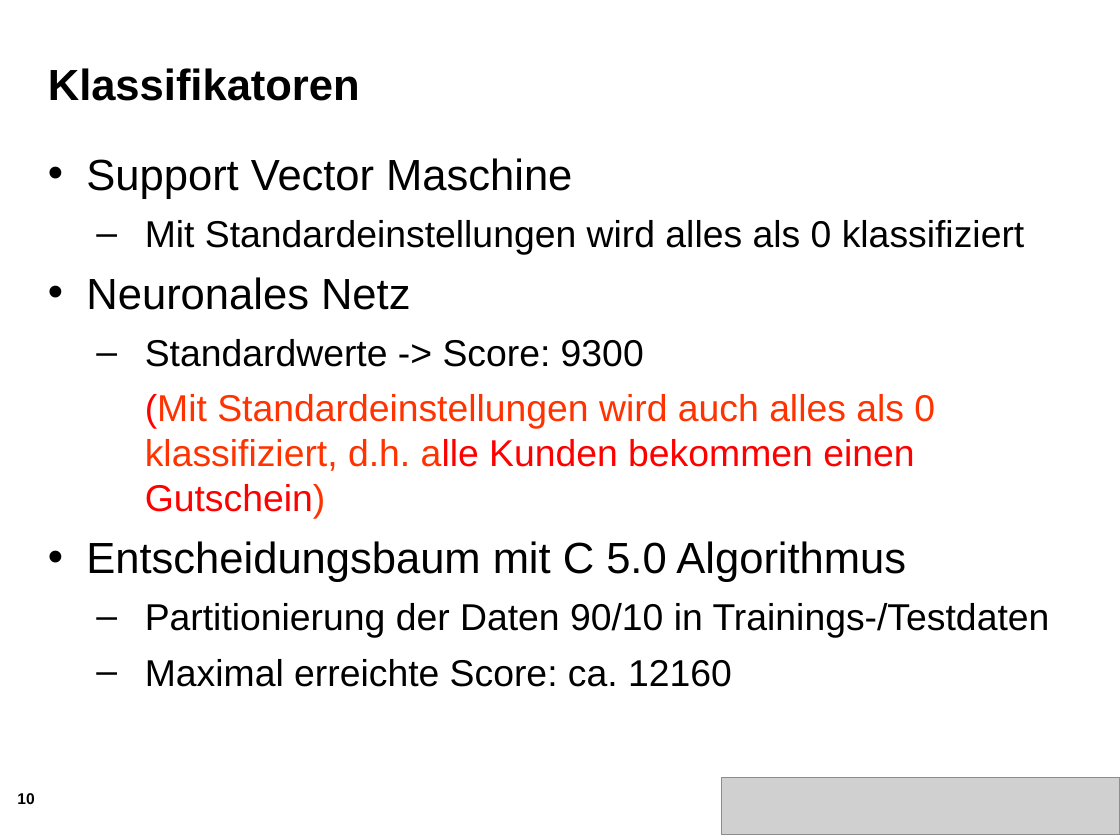
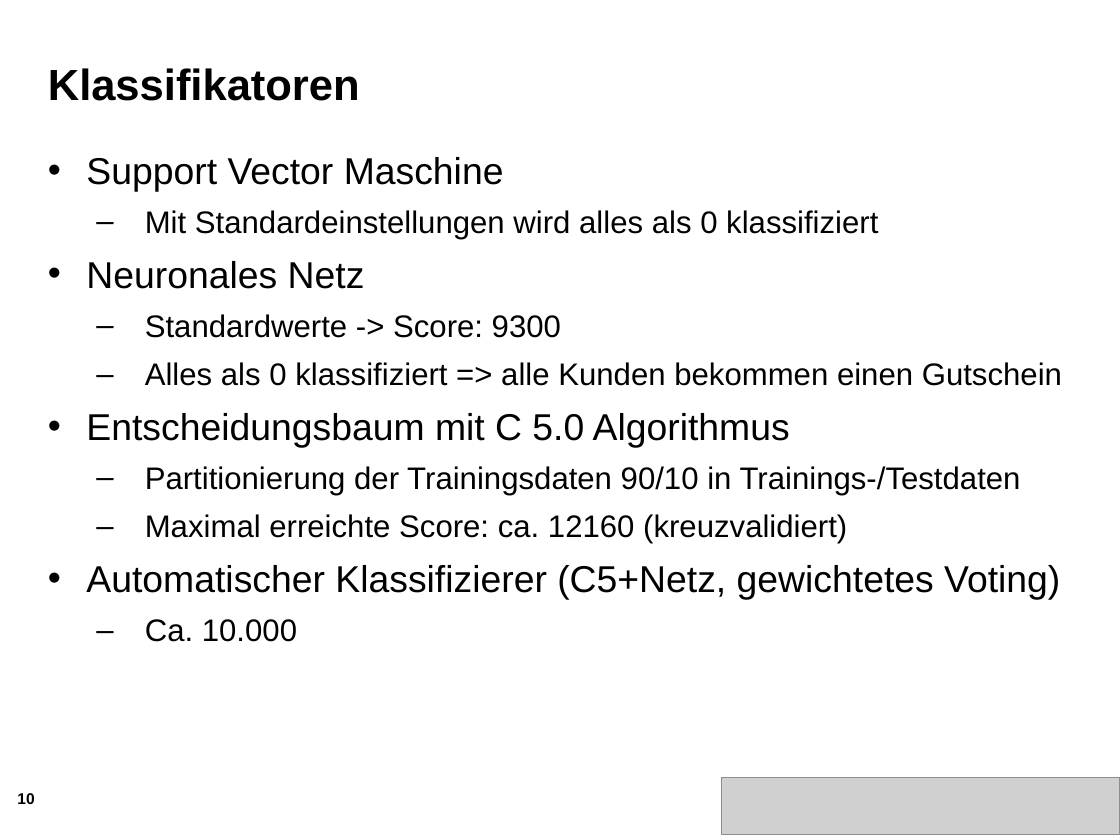
Before and after one commit to majdi14789/dwm10, a slide deck: slide 10 of Zwischenpräsentation/Zwischenstand1.ppt. Drawn at 1120x840 pixels with LibreOffice and Linux fonts; fonts in the diff are those of the drawing; grey boxes stand for pictures; background and template pictures are left out. Boxes give left, top, right and bottom in pixels: in the first picture for what was removed or moved away, otherwise in the second. Text is boxed around its words. In the diff, an @@ line names an element or a change of style, - is before the commit and + after.

```diff
--- a/Zwischenpräsentation/Zwischenstand1.ppt
+++ b/Zwischenpräsentation/Zwischenstand1.ppt
@@ text at bbox=[86, 157, 878, 447]: size 28 to 24 pt in "Support Vector Maschine", "Neuronales Netz", "Entscheidungsbaum mit C 5.0 Algorithmus"; size 24 to 20 pt in "Mit Standardeinstellungen wird alles als 0 klassifiziert", "Standardwerte -> Score: 9300" @@
@@ text at bbox=[145, 362, 1062, 386]: text changed; size 24 to 20 pt; text colour #FF3300 to #000000 @@
-  (Mit Standardeinstellungen wird auch alles als 0 klassifiziert, d.h. alle Kunden bekommen einen Gutschein)
+  – Alles als 0 klassifiziert => alle Kunden bekommen einen Gutschein
@@ text at bbox=[86, 466, 1060, 642]: text changed; size 24 to 20 pt @@
-  – Partitionierung der Daten 90/10 in Trainings-/Testdaten
-  – Maximal erreichte Score: ca. 12160
+  – Partitionierung der Trainingsdaten 90/10 in Trainings-/Testdaten
+  – Maximal erreichte Score: ca. 12160 (kreuzvalidiert)
+• Automatischer Klassifizierer (C5+Netz, gewichtetes Voting)
+  – Ca. 10.000
```
Also in this commit, not shown: 7 other slides changed.
